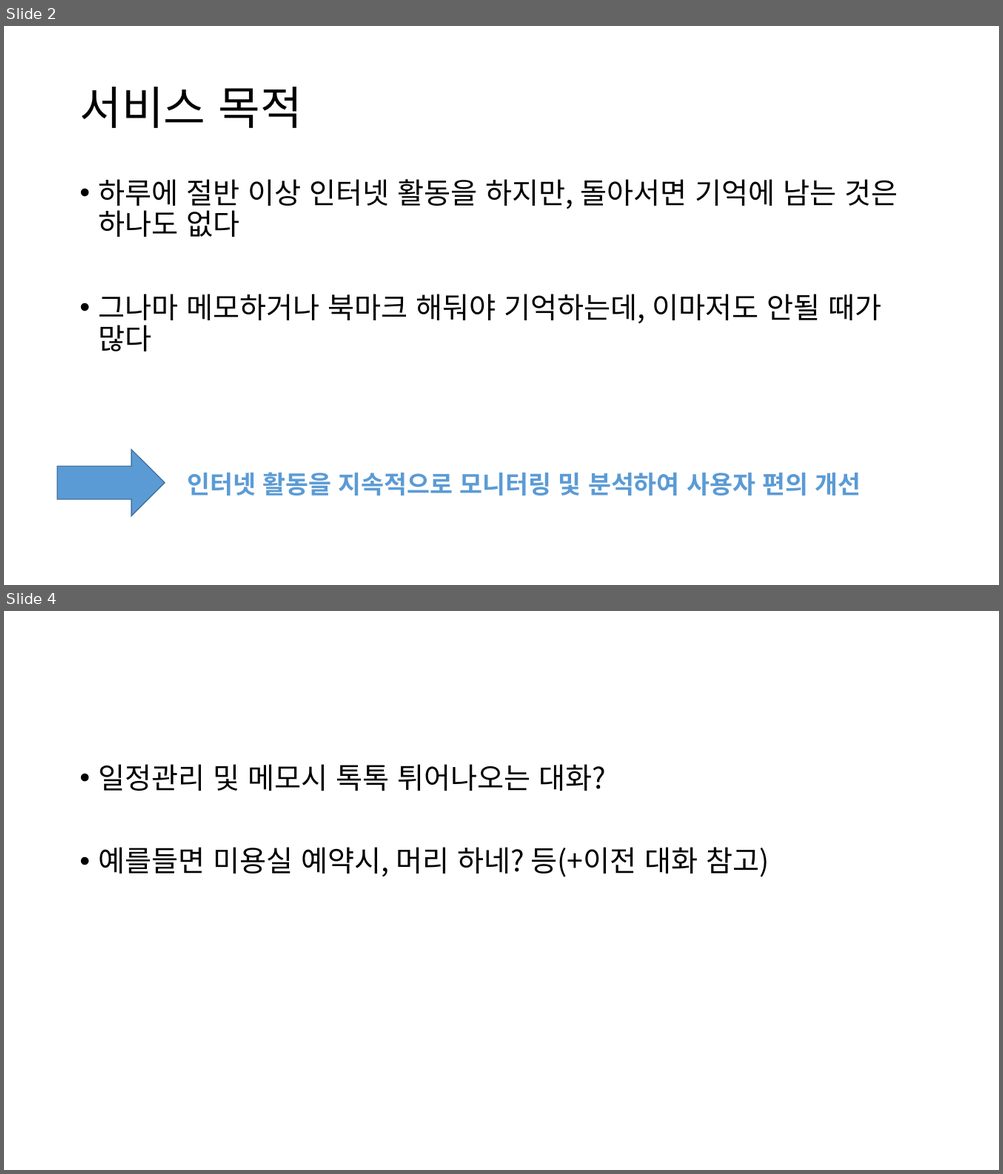
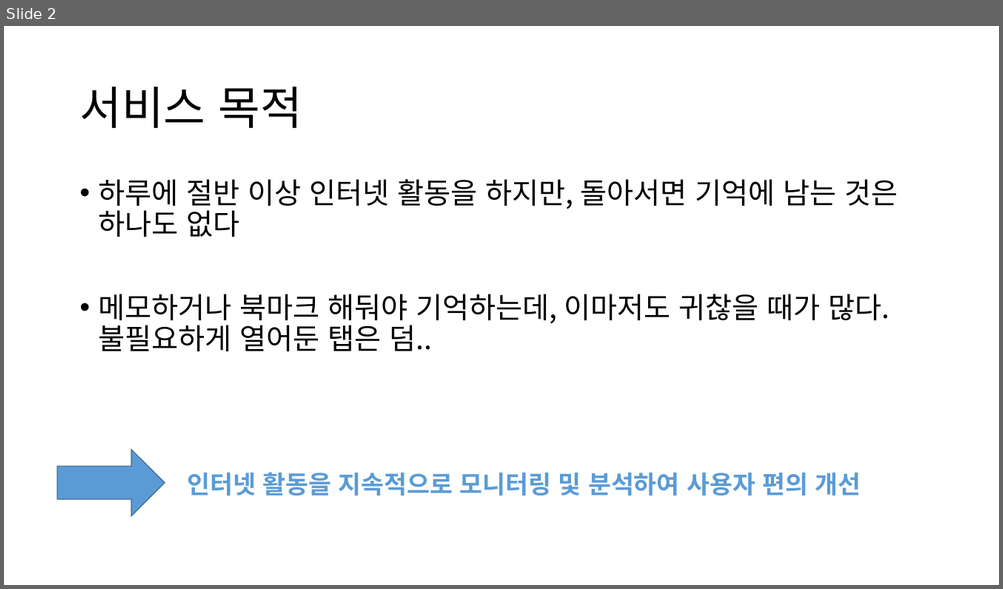
Before and after one commit to HeyHO2154/Id, a slide deck: 시스템 설계도.pptx. Shown one above the other, each under a label of ours: slides 2 and 4 before the commit, slide 2 after it; the slides between them are not shown. The pictures are 1003x1174 and 1003x589 pixels, drawn with LibreOffice and Linux fonts; fonts in the diff are those of the drawing. Boxes give left, top, right and bottom in pixels: in the first picture for what was removed or moved away, otherwise in the second. Text is boxed around its words. In the diff, an @@ line names an element or a change of style, - is before the commit and + after.

```diff
--- a/시스템 설계도.pptx
+++ b/시스템 설계도.pptx
@@ slide 4 removed at [4,611,999,1170], background #FFFFFF @@
@@ text removed at [99,764,769,877] @@
-• 일정관리 및 메모시 톡톡 튀어나오는 대화?
-• 예를들면 미용실 예약시, 머리 하네? 등(+이전 대화 참고)
@@ slide 2 changed as well @@
@@ text at [99,294,889,352]: text changed @@
-• 그나마 메모하거나 북마크 해둬야 기억하는데, 이마저도 안될 때가 많다
+• 메모하거나 북마크 해둬야 기억하는데, 이마저도 귀찮을 때가 많다. 불필요하게 열어둔 탭은 덤..
```
Also in this commit, not shown: 2 other slides changed, 1 slide added, 2 other slides removed.
